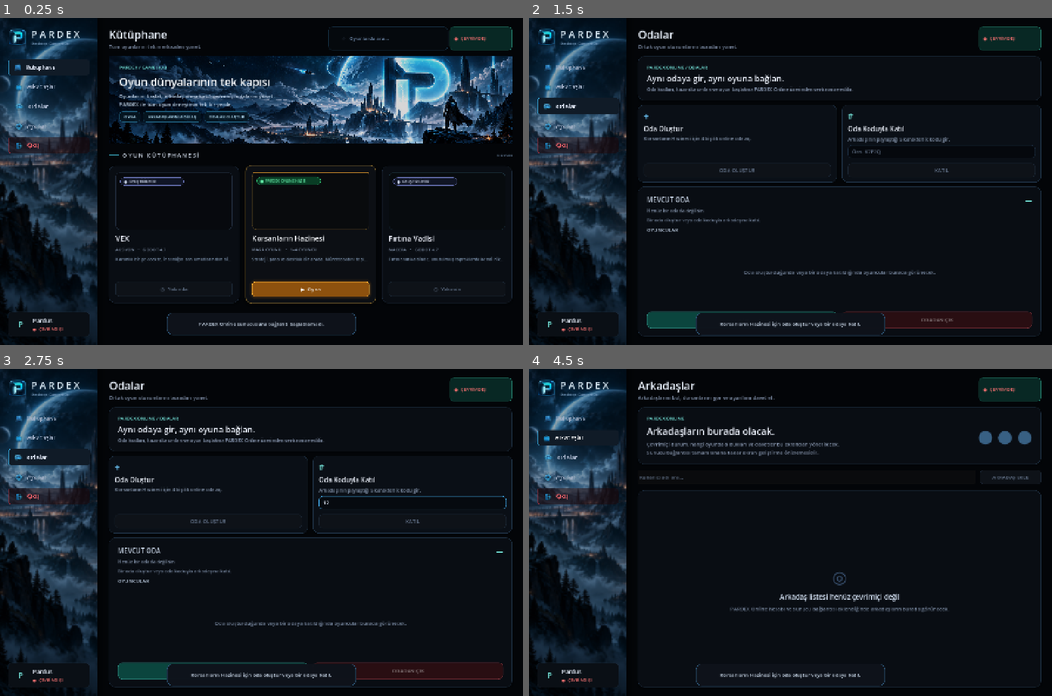
Above: before the commit, frames 1-4 (two rows, left to right).
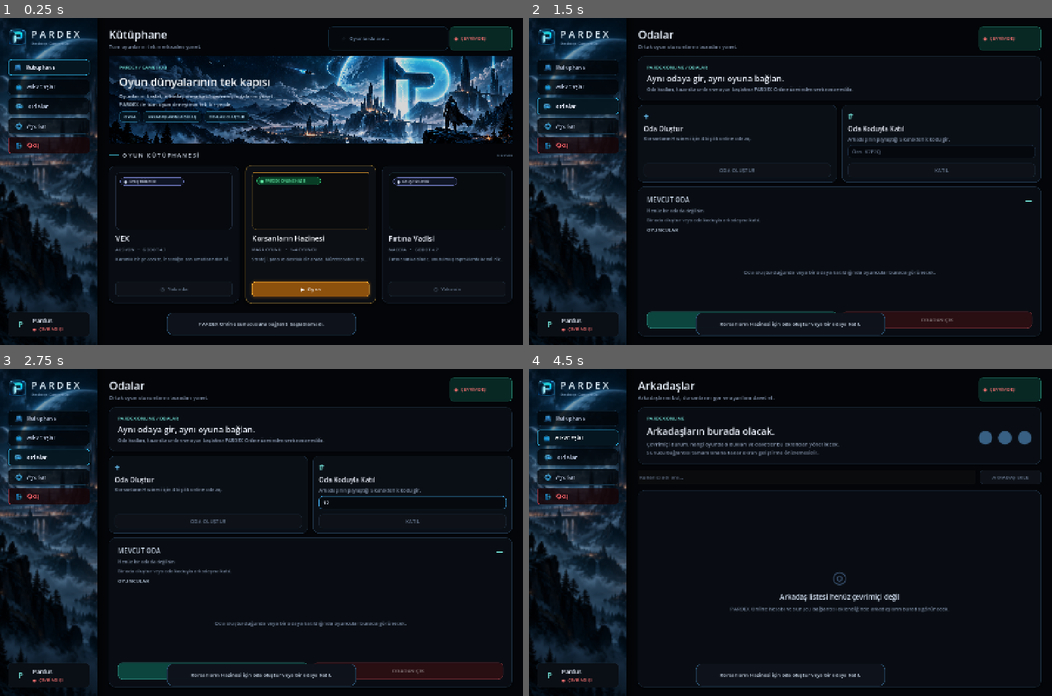
Above: after the commit, the same moments.

Repository: SerkanAydin06/Pardex
Game: Godot game, scene res://scenes/main.tscn
The game is run twice, just before and just after one commit, with the same random seed, the same clock (stepped at 60 frames per second) and the same inputs.
Inputs (mouse positions are in pixels of both pictures, inside the frame that each line leads up to):
- Up to frame 1 (0.25 s): no input
- Up to frame 2 (1.5 s): click (916, 37) at 0.52 s; type "12" at 0.6 s; click "OYNA" at 1.25 s
- Up to frame 3 (2.75 s): click (413, 503) at 2.02 s; type "12" at 2.1 s
- Up to frame 4 (4.5 s): click "Kütüphane" at 2.75 s; click "OYNA" at 3.5 s; click "Arkadaşlar" at 4.25 s

The runs differ from the first frame. In frame 1, 2.5% of the frame differs, in the area x 1-18%, y 12-42%; in frame 2, 2.1%; in frame 3, 2.1%; in frame 4, 2.4%.

Commit message:
Improve sidebar button readability over artwork

Diff:
--- a/scenes/main.tscn
+++ b/scenes/main.tscn
@@ -26,33 +26,47 @@
 content_margin_top = 11.0
 content_margin_right = 14.0
 content_margin_bottom = 11.0
-bg_color = Color(0.065, 0.105, 0.153, 1)
+bg_color = Color(0.025, 0.09, 0.13, 0.94)
 border_width_left = 3
-border_color = Color(0.23, 0.72, 0.94, 1)
+border_width_top = 1
+border_width_right = 1
+border_width_bottom = 1
+border_color = Color(0.18, 0.72, 0.92, 0.95)
 corner_radius_top_left = 8
 corner_radius_top_right = 10
 corner_radius_bottom_right = 10
 corner_radius_bottom_left = 8
+shadow_color = Color(0, 0, 0, 0.42)
+shadow_size = 7
+shadow_offset = Vector2(0, 2)
 
 [sub_resource type="StyleBoxFlat" id="StyleNav"]
 content_margin_left = 18.0
 content_margin_top = 11.0
 content_margin_right = 14.0
 content_margin_bottom = 11.0
-bg_color = Color(0, 0, 0, 0)
+bg_color = Color(0.008, 0.022, 0.038, 0.72)
+border_width_left = 1
+border_width_top = 1
+border_width_right = 1
+border_width_bottom = 1
+border_color = Color(0.08, 0.19, 0.27, 0.72)
 corner_radius_top_left = 10
 corner_radius_top_right = 10
 corner_radius_bottom_right = 10
 corner_radius_bottom_left = 10
+shadow_color = Color(0, 0, 0, 0.28)
+shadow_size = 5
+shadow_offset = Vector2(0, 2)
 
 [sub_resource type="StyleBoxFlat" id="StyleNavDanger"]
 content_margin_left = 18.0
 content_margin_top = 11.0
 content_margin_right = 14.0
 content_margin_bottom = 11.0
-bg_color = Color(0.12, 0.028, 0.035, 0.55)
+bg_color = Color(0.09, 0.018, 0.025, 0.82)
 border_width_left = 3
-border_color = Color(0.68, 0.16, 0.2, 0.75)
+border_color = Color(0.72, 0.18, 0.22, 0.9)
 corner_radius_top_left = 8
 corner_radius_top_right = 10
 corner_radius_bottom_right = 10
@@ -63,7 +77,7 @@
 content_margin_top = 11.0
 content_margin_right = 14.0
 content_margin_bottom = 11.0
-bg_color = Color(0.24, 0.045, 0.055, 0.88)
+bg_color = Color(0.22, 0.035, 0.045, 0.96)
 border_width_left = 3
 border_color = Color(1, 0.29, 0.34, 1)
 corner_radius_top_left = 8
@@ -493,7 +507,10 @@
 texture_filter = 3
 layout_mode = 2
 focus_mode = 0
-theme_override_colors/font_color = Color(0.91, 0.94, 1, 1)
+theme_override_colors/font_color = Color(0.96, 0.985, 1, 1)
+theme_override_colors/font_hover_color = Color(0.96, 0.985, 1, 1)
+theme_override_colors/font_outline_color = Color(0, 0.025, 0.045, 0.95)
+theme_override_constants/outline_size = 2
 theme_override_font_sizes/font_size = 15
 theme_override_styles/normal = SubResource("StyleNavHover")
 theme_override_styles/hover = SubResource("StyleNavHover")
@@ -507,7 +524,10 @@
 texture_filter = 3
 layout_mode = 2
 focus_mode = 0
-theme_override_colors/font_color = Color(0.65, 0.7, 0.79, 1)
+theme_override_colors/font_color = Color(0.82, 0.89, 0.96, 1)
+theme_override_colors/font_hover_color = Color(0.96, 0.985, 1, 1)
+theme_override_colors/font_outline_color = Color(0, 0.025, 0.045, 0.95)
+theme_override_constants/outline_size = 2
 theme_override_font_sizes/font_size = 15
 theme_override_styles/normal = SubResource("StyleNav")
 theme_override_styles/hover = SubResource("StyleNavHover")
@@ -521,7 +541,10 @@
 texture_filter = 3
 layout_mode = 2
 focus_mode = 0
-theme_override_colors/font_color = Color(0.65, 0.7, 0.79, 1)
+theme_override_colors/font_color = Color(0.82, 0.89, 0.96, 1)
+theme_override_colors/font_hover_color = Color(0.96, 0.985, 1, 1)
+theme_override_colors/font_outline_color = Color(0, 0.025, 0.045, 0.95)
+theme_override_constants/outline_size = 2
 theme_override_font_sizes/font_size = 17
 theme_override_styles/normal = SubResource("StyleNav")
 theme_override_styles/hover = SubResource("StyleNavHover")
@@ -535,7 +558,10 @@
 texture_filter = 3
 layout_mode = 2
 focus_mode = 0
-theme_override_colors/font_color = Color(0.57, 0.62, 0.7, 1)
+theme_override_colors/font_color = Color(0.82, 0.89, 0.96, 1)
+theme_override_colors/font_hover_color = Color(0.96, 0.985, 1, 1)
+theme_override_colors/font_outline_color = Color(0, 0.025, 0.045, 0.95)
+theme_override_constants/outline_size = 2
 theme_override_font_sizes/font_size = 15
 theme_override_styles/normal = SubResource("StyleNav")
 theme_override_styles/hover = SubResource("StyleNavHover")
@@ -550,7 +576,9 @@
 layout_mode = 2
 focus_mode = 0
 theme_override_colors/font_color = Color(0.96, 0.4, 0.43, 1)
-theme_override_colors/font_hover_color = Color(1, 0.72, 0.72, 1)
+theme_override_colors/font_hover_color = Color(1, 0.78, 0.78, 1)
+theme_override_colors/font_outline_color = Color(0.12, 0, 0.01, 0.95)
+theme_override_constants/outline_size = 2
 theme_override_font_sizes/font_size = 15
 theme_override_styles/normal = SubResource("StyleNavDanger")
 theme_override_styles/pressed = SubResource("StyleNavDangerHover")
